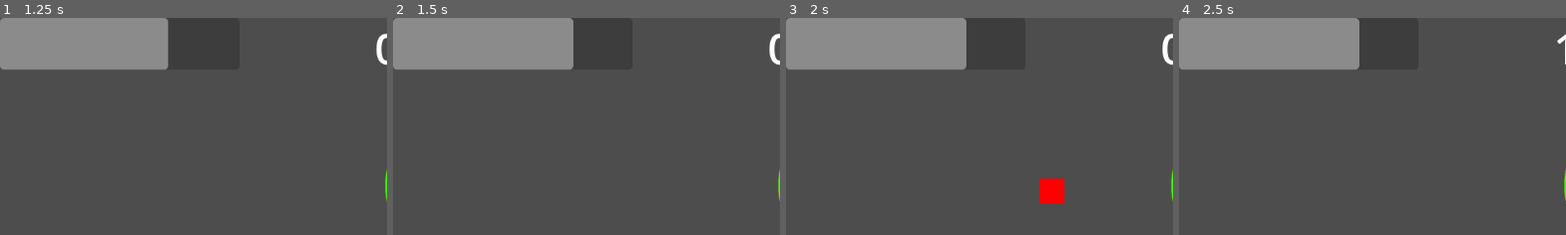
Above: before the commit, frames 1-4 (left to right).
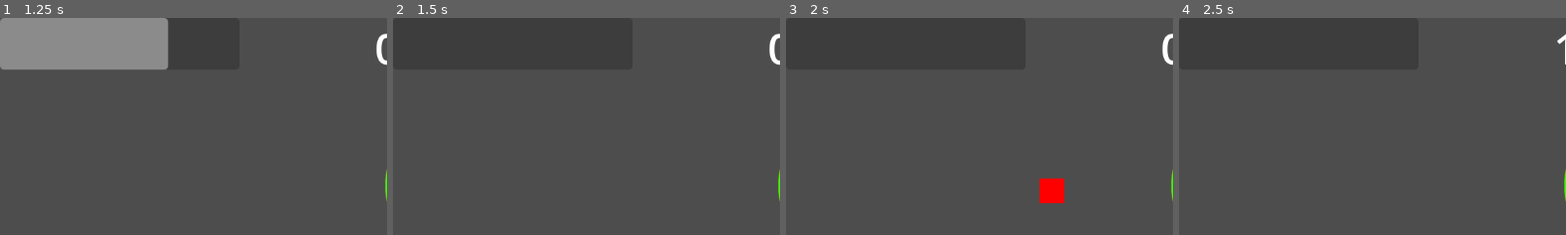
Above: after the commit, the same moments.

Repository: proJJ999/Ballon-Shooter
Game: Godot game, scene res://main.tscn
The game is run twice, just before and just after one commit, with the same random seed, the same clock (stepped at 60 frames per second) and the same inputs.
Inputs:
- Up to frame 1 (1.25 s): hold Space (shoot) from 0.53 s (still down)
- Up to frame 2 (1.5 s): release Space (shoot) at 1.28 s; tap Space (shoot) at 1.35 s
- Up to frame 3 (2 s): no input
- Up to frame 4 (2.5 s): hold Space (shoot) from 2.03 s (still down)
The pictures show only the part of the screen within x 0-50%, y 0-50%; the shares and areas given below are measured in that part.

Frame 1 is identical in both runs. In frame 2, 11% of the frame differs, in the area x 0-47%, y 0-24%; in frame 3, 11%; in frame 4, 11%.

Commit message:
Fixed a bug where you could use old charge for the next shot

Diff:
--- a/main.gd
+++ b/main.gd
@@ -14,7 +14,7 @@
 
 var MIN_SHOOTING_FORCE = 3000
 var MAX_SHOOTING_FORCE = 8000
-var shooting_force = 3000
+var shooting_force = MIN_SHOOTING_FORCE
 var shooting_force_increase_speed = 5000
 
 func _ready():
@@ -55,13 +55,12 @@
 	if not shootable:
 		return
 
-	if Input.is_action_just_pressed("shoot"):
-		shooting_force = MIN_SHOOTING_FORCE
 	if Input.is_action_pressed("shoot"):
 		shooting_force += shooting_force_increase_speed * delta
 		shooting_force = clamp(shooting_force, MIN_SHOOTING_FORCE, MAX_SHOOTING_FORCE)
 	if Input.is_action_just_released("shoot"):
 		shoot()
+		shooting_force = MIN_SHOOTING_FORCE
 
 	update_progressbar()
 
